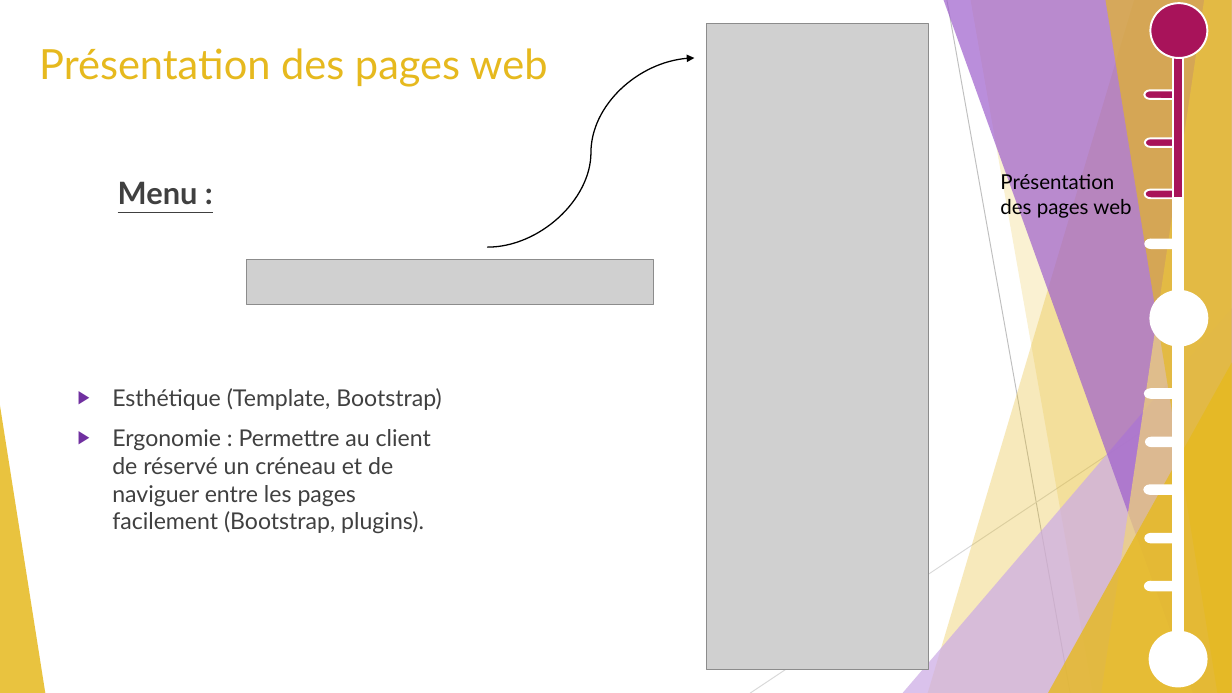
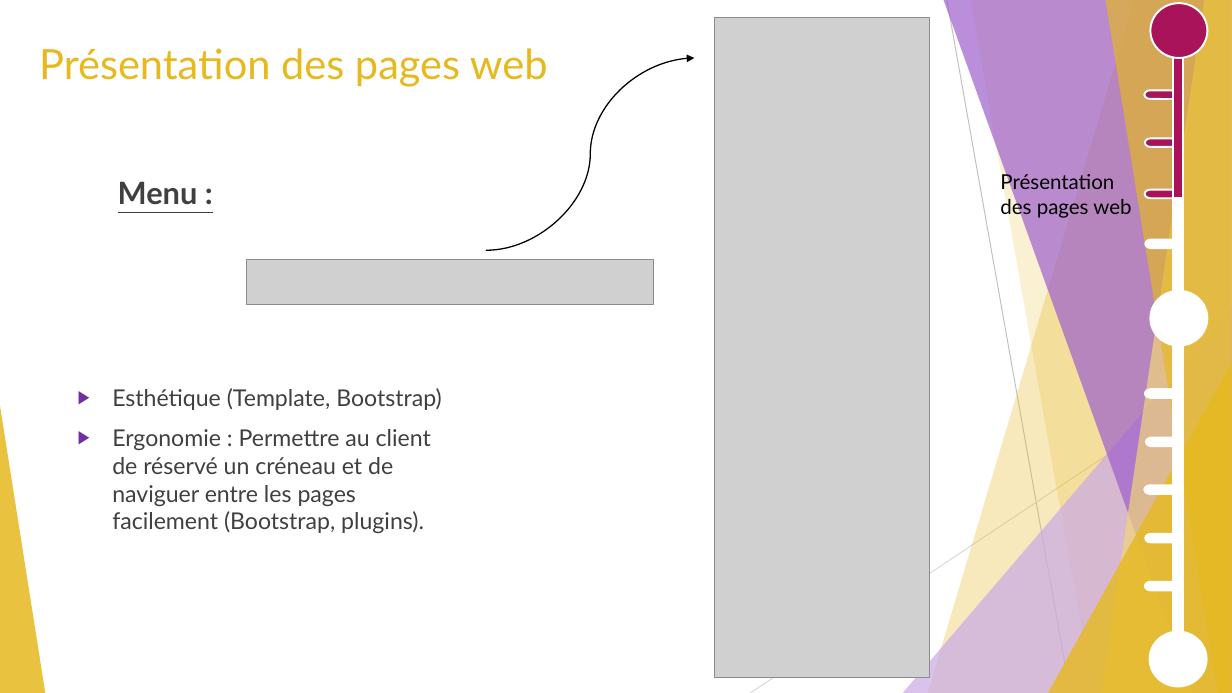
Before and after one commit to GuiguiMvn/Systeme-Escape-Game-Telethon, a slide deck: slide 9 of Cyril/Diapositives/Projet Théléton REVUE 2.pptx. Drawn at 1232x693 pixels with LibreOffice and Linux fonts; fonts in the diff are those of the drawing; grey boxes stand for pictures. Boxes give left, top, right and bottom in pixels: in the first picture for what was removed or moved away, otherwise in the second. Text is boxed around its words. In the diff, an @@ line names an element or a change of style, - is before the commit and + after.

```diff
--- a/Cyril/Diapositives/Projet Théléton REVUE 2.pptx
+++ b/Cyril/Diapositives/Projet Théléton REVUE 2.pptx
@@ picture: place and size @@
-picture at (707,23,929,670)
+picture at (714,18,931,677)
@@ curved arrow moved from (488, 247) - (694, 58) to (486, 250) - (694, 58) @@
```
Also in this commit, not shown: 15 other slides changed, 3 slides removed, 3 other files.
